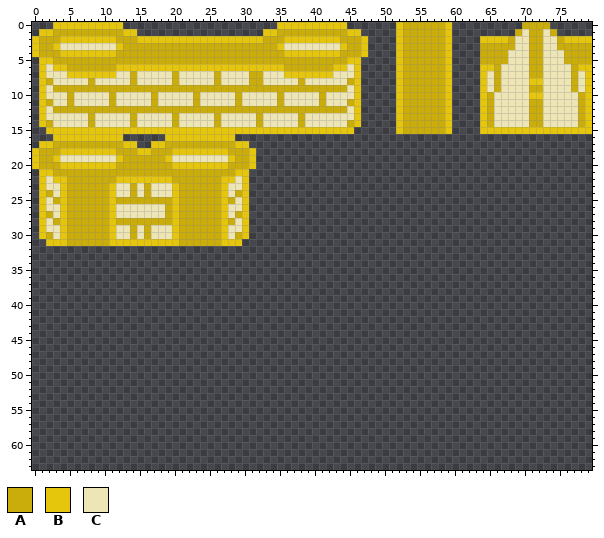
Edited in one commit: sprite sheet (Images/WallSprites.png). This is how it looked before the edit.
The file is 80x96 pixels. Shown: x 0..79, y 0..63.
Palette (. is transparent): A #caad0b  B #e6c60d  C #ede5b5
Pixels before (only the part around the change), first column x 0:
 2 BAAABBBBBBBBAAABBBBBBBBBBBBBBBBBBAAABBBBBBBBAAAB....BAAAAAAB....BBBBACCAACCABBBB
 3 BAABCCCCCCCCBAAAAAAAAAAAAAAAAAAAAAABCCCCCCCCBAAB....BAAAAAAB....AAAAACCAACCAAAAA
 4 BAAABBBBBBBBAAAAAAAAAAAAAAAAAAAAAAAABBBBBBBBAAAB....BAAAAAAB....AAAACCCAACCCAAAA
 5 .BBAAAAAAAAAAAAAAAAAAAAAAAAAAAAAAAAAAAAAAAAAABB.....BAAAAAAB....AAAACCCAACCCAAAA
 6 .BCBBAAAAAAABBBBBBBBBBBBBBBBBBBBBBBBAAAAAAABBCB.....BAAAAAAB....BBACCCCAACCCCABB
 7 .BCCCBBBBBBBCCACCCCCACCCCCACCCCAACCCBBBBBBBCCCB.....BAAAAAAB....BCACCCCAACCCCACB
 8 .BACCCCCACCCCCACCCCCACCCCCACCCCAACCCCCACCCCCCAB.....BAAAAAAB....BCACCCCBBCCCCACB
 9 .BCAAAAAAAAAAAAAAAAAAAAAAAAAAAAAAAAAAAAAAAAAACB.....BAAAAAAB....BCACCCCAACCCCACB
10 .BCCCACCCCCACCCCCACCCCCACCCCCACCCCCACCCCCACCCCB.....BAAAAAAB....BACCCCCBBCCCCCAB
11 .BACCACCCCCACCCCCACCCCCACCCCCACCCCCACCCCCACCCAB.....BAAAAAAB....BACCCCCAACCCCCAB
12 .BCAAAAAAAAAAAAAAAAAAAAAAAAAAAAAAAAAAAAAAAAAACB.....BAAAAAAB....BACCCCCAACCCCCAB
13 .BCCCCCCACCCCCACCCCCACCCCCACCCCCACCCCCACCCCCCCB.....BAAAAAAB....BACCCCCAACCCCCAB
14 .BACCCCCACCCCCACCCCCACCCCCACCCCCACCCCCACCCCCCAB.....BAAAAAAB....BACCCCCAACCCCCAB
15 ..BBBBBBBBBBBBBBBBBBBBBBBBBBBBBBBBBBBBBBBBBBBB......BAAAAAAB....BBBBBBBBBBBBBBBB
16 ...BBBBBBBBBB......BBBBBBBBBB...................................................
17 .BBAAAAAAAAAABB..BBAAAAAAAAAABB.................................................
18 BAAABBBBBBBBAAABBAAABBBBBBBBAAAB................................................
19 BAABCCCCCCCCBAAAAAABCCCCCCCCBAAB................................................
20 BAAABBBBBBBBAAAAAAAABBBBBBBBAAAB................................................
21 .BBAAAAAAAAAAAAAAAAAAAAAAAAAABB.................................................
22 .BCBBAAAAAAABBBBBBBBAAAAAAABBCB.................................................
23 .BCCBAAAAAABCCACACCCBAAAAAABCCB.................................................
24 .BACBAAAAAABCCACACCCBAAAAAABCAB.................................................
25 .BCABAAAAAABAAAAAAAABAAAAAABACB.................................................
26 .BCCBAAAAAABCCCCCCCABAAAAAABCCB.................................................
27 .BACBAAAAAABCCCCCCCABAAAAAABCAB.................................................
28 .BCABAAAAAABAAAAAAAABAAAAAABACB.................................................
29 .BCCBAAAAAABCCACACCCBAAAAAABCCB.................................................
30 .BACBAAAAAABCCACACCCBAAAAAABCAB.................................................
31 ..BBBAAAAAABBBBBBBBBBAAAAAABBB..................................................
32 ................................................................................
33 ................................................................................
34 ................................................................................
35 ................................................................................
36 ................................................................................
37 ................................................................................
38 ................................................................................
39 ................................................................................
40 ................................................................................
41 ................................................................................
42 ................................................................................
43 ................................................................................
44 ................................................................................
45 ................................................................................
46 ................................................................................
47 ................................................................................
48 ................................................................................
49 ................................................................................
50 ................................................................................
51 ................................................................................
52 ................................................................................
53 ................................................................................
54 ................................................................................
55 ................................................................................
56 ................................................................................
57 ................................................................................
58 ................................................................................
59 ................................................................................
60 ................................................................................
61 ................................................................................
62 ................................................................................
63 ................................................................................
Once edited:
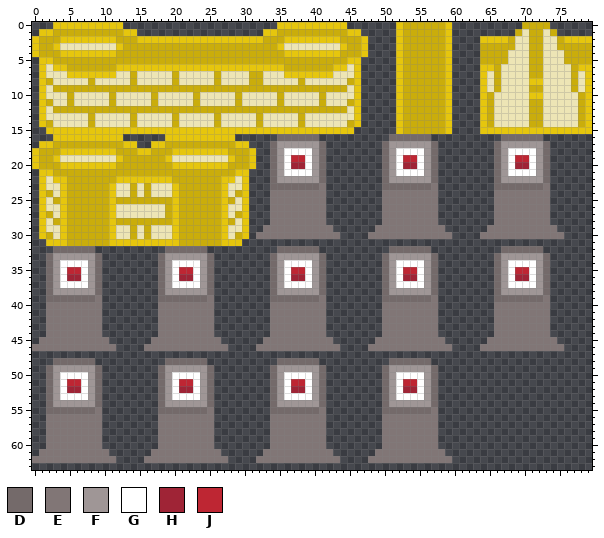
Colours new in this view: D #746a6a  E #817676  F #9f9696  G #ffffff  H #9f2436  J #be2633
What changed:
y 16: x 35..40 ...... -> DDDDDD; x 51..56 ...... -> DDDDDD; x 67..72 ...... -> DDDDDD
y 17: x 34..41 ........ -> DFFFFFFD; x 50..57 ........ -> DFFFFFFD; x 66..73 ........ -> DFFFFFFD
y 18: x 34..41 ........ -> DFGGGGFD; x 50..57 ........ -> DFGGGGFD; x 66..73 ........ -> DFGGGGFD
y 19: x 34..41 ........ -> DFGJJGFD; x 50..57 ........ -> DFGJJGFD; x 66..73 ........ -> DFGJJGFD
y 20: x 34..41 ........ -> DFGHHGFD; x 50..57 ........ -> DFGHHGFD; x 66..73 ........ -> DFGHHGFD
y 21: x 34..41 ........ -> DFGGGGFD; x 50..57 ........ -> DFGGGGFD; x 66..73 ........ -> DFGGGGFD
y 22: x 34..41 ........ -> DFFFFFFD; x 50..57 ........ -> DFFFFFFD; x 66..73 ........ -> DFFFFFFD
y 23: x 34..41 ........ -> DDDDDDDE; x 50..57 ........ -> DDDDDDDE; x 66..73 ........ -> DDDDDDDE
y 24..28: x 34..41 ........ -> EEEEEEEE; x 50..57 ........ -> EEEEEEEE; x 66..73 ........ -> EEEEEEEE
y 29: x 33..42 .......... -> EEEEEEEEEE; x 49..58 .......... -> EEEEEEEEEE; x 65..74 .......... -> EEEEEEEEEE
y 30: x 32..43 ............ -> EEEEEEEEEEEE; x 48..59 ............ -> EEEEEEEEEEEE; x 64..75 ............ -> EEEEEEEEEEEE
y 32: x 3..8 ...... -> DDDDDD; x 19..24 ...... -> DDDDDD; x 35..40 ...... -> DDDDDD; x 51..56 ...... -> DDDDDD; x 67..72 ...... -> DDDDDD
y 33: x 2..9 ........ -> DFFFFFFD; x 18..25 ........ -> DFFFFFFD; x 34..41 ........ -> DFFFFFFD; x 50..57 ........ -> DFFFFFFD; x 66..73 ........ -> DFFFFFFD
y 34: x 2..9 ........ -> DFGGGGFD; x 18..25 ........ -> DFGGGGFD; x 34..41 ........ -> DFGGGGFD; x 50..57 ........ -> DFGGGGFD; x 66..73 ........ -> DFGGGGFD
y 35: x 2..9 ........ -> DFGJJGFD; x 18..25 ........ -> DFGJJGFD; x 34..41 ........ -> DFGJJGFD; x 50..57 ........ -> DFGJJGFD; x 66..73 ........ -> DFGJJGFD
y 36: x 2..9 ........ -> DFGHHGFD; x 18..25 ........ -> DFGHHGFD; x 34..41 ........ -> DFGHHGFD; x 50..57 ........ -> DFGHHGFD; x 66..73 ........ -> DFGHHGFD
y 37: x 2..9 ........ -> DFGGGGFD; x 18..25 ........ -> DFGGGGFD; x 34..41 ........ -> DFGGGGFD; x 50..57 ........ -> DFGGGGFD; x 66..73 ........ -> DFGGGGFD
y 38: x 2..9 ........ -> DFFFFFFD; x 18..25 ........ -> DFFFFFFD; x 34..41 ........ -> DFFFFFFD; x 50..57 ........ -> DFFFFFFD; x 66..73 ........ -> DFFFFFFD
y 39: x 2..9 ........ -> DDDDDDDE; x 18..25 ........ -> DDDDDDDE; x 34..41 ........ -> DDDDDDDE; x 50..57 ........ -> DDDDDDDE; x 66..73 ........ -> DDDDDDDE
y 40..44: x 2..9 ........ -> EEEEEEEE; x 18..25 ........ -> EEEEEEEE; x 34..41 ........ -> EEEEEEEE; x 50..57 ........ -> EEEEEEEE; x 66..73 ........ -> EEEEEEEE
y 45: x 1..10 .......... -> EEEEEEEEEE; x 17..26 .......... -> EEEEEEEEEE; x 33..42 .......... -> EEEEEEEEEE; x 49..58 .......... -> EEEEEEEEEE; x 65..74 .......... -> EEEEEEEEEE
y 46: x 0..11 ............ -> EEEEEEEEEEEE; x 16..27 ............ -> EEEEEEEEEEEE; x 32..43 ............ -> EEEEEEEEEEEE; x 48..59 ............ -> EEEEEEEEEEEE; x 64..75 ............ -> EEEEEEEEEEEE
y 48: x 3..8 ...... -> DDDDDD; x 19..24 ...... -> DDDDDD; x 35..40 ...... -> DDDDDD; x 51..56 ...... -> DDDDDD
y 49: x 2..9 ........ -> DFFFFFFD; x 18..25 ........ -> DFFFFFFD; x 34..41 ........ -> DFFFFFFD; x 50..57 ........ -> DFFFFFFD
y 50: x 2..9 ........ -> DFGGGGFD; x 18..25 ........ -> DFGGGGFD; x 34..41 ........ -> DFGGGGFD; x 50..57 ........ -> DFGGGGFD
y 51: x 2..9 ........ -> DFGJJGFD; x 18..25 ........ -> DFGJJGFD; x 34..41 ........ -> DFGJJGFD; x 50..57 ........ -> DFGJJGFD
y 52: x 2..9 ........ -> DFGHHGFD; x 18..25 ........ -> DFGHHGFD; x 34..41 ........ -> DFGHHGFD; x 50..57 ........ -> DFGHHGFD
y 53: x 2..9 ........ -> DFGGGGFD; x 18..25 ........ -> DFGGGGFD; x 34..41 ........ -> DFGGGGFD; x 50..57 ........ -> DFGGGGFD
y 54: x 2..9 ........ -> DFFFFFFD; x 18..25 ........ -> DFFFFFFD; x 34..41 ........ -> DFFFFFFD; x 50..57 ........ -> DFFFFFFD
y 55: x 2..9 ........ -> DDDDDDDE; x 18..25 ........ -> DDDDDDDE; x 34..41 ........ -> DDDDDDDE; x 50..57 ........ -> DDDDDDDE
y 56..60: x 2..9 ........ -> EEEEEEEE; x 18..25 ........ -> EEEEEEEE; x 34..41 ........ -> EEEEEEEE; x 50..57 ........ -> EEEEEEEE
y 61: x 1..10 .......... -> EEEEEEEEEE; x 17..26 .......... -> EEEEEEEEEE; x 33..42 .......... -> EEEEEEEEEE; x 49..58 .......... -> EEEEEEEEEE
y 62: x 0..11 ............ -> EEEEEEEEEEEE; x 16..27 ............ -> EEEEEEEEEEEE; x 32..43 ............ -> EEEEEEEEEEEE; x 48..59 ............ -> EEEEEEEEEEEE
